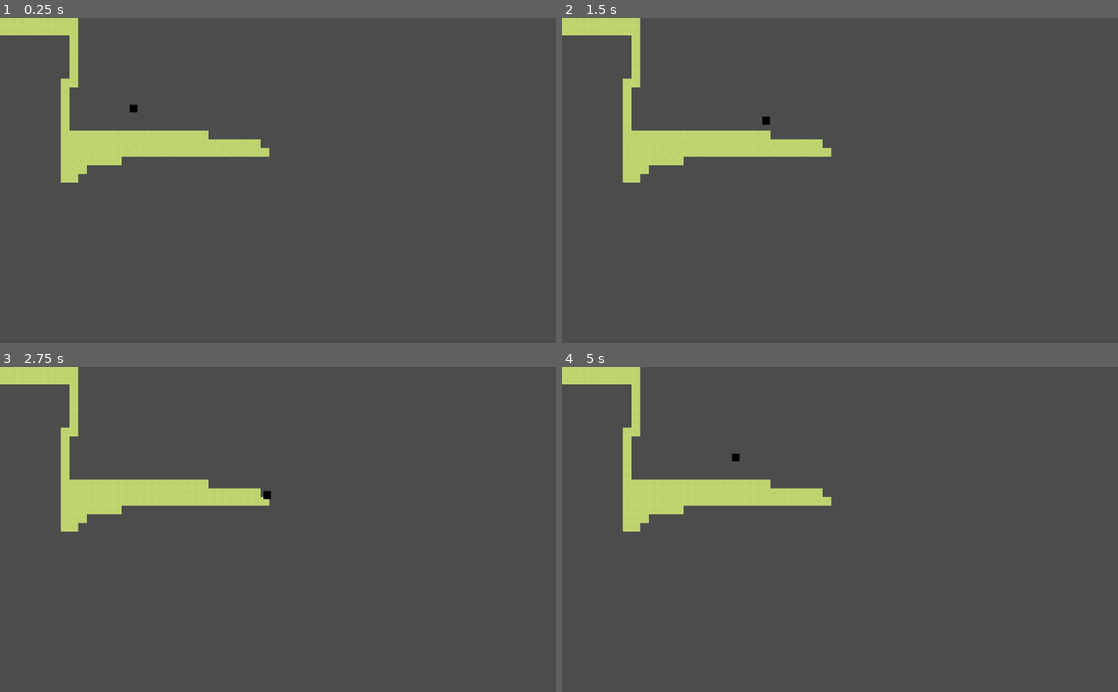
Above: before the commit, frames 1-4 (two rows, left to right).
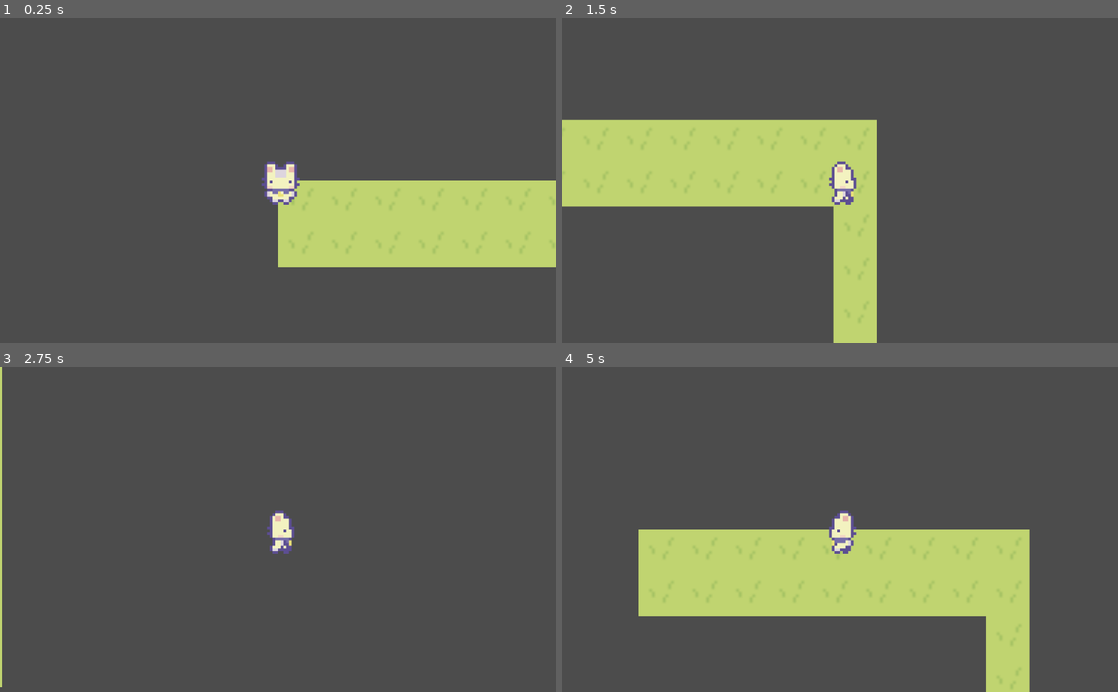
Above: after the commit, the same moments.

Repository: AngelOnFira/adventure-jam-2022
Game: Godot game, scene res://Scenes/Main.tscn
Same seed, same stepped clock (60 frames per second), same inputs: the game is played once before the commit and once after it.
Inputs:
- Up to frame 1 (0.25 s): no input
- Up to frame 2 (1.5 s): hold D (right) 0.53-1.28 s; hold Shift (sprint) 0.53-1.28 s; hold S (down) from 1.28 s (still down); tap Shift (sprint) at 1.35 s
- Up to frame 3 (2.75 s): release S (down) at 2.03 s; hold D (right) from 2.03 s (still down); hold Shift (sprint) from 2.03 s (still down)
- Up to frame 4 (5 s): release D (right) at 2.78 s; release Shift (sprint) at 2.78 s; hold W (up) 2.78-3.53 s; tap Shift (sprint) at 2.85, 4.35 s; hold Shift (sprint) 3.53-4.28 s; hold A (left) from 3.53 s (still down)

The runs differ from the first frame. In frame 1, 18% of the frame differs, in the area x 0-100%, y 0-77%; in frame 2, 17%; in frame 3, 5.4%; in frame 4, 25%, in the area x 0-85%, y 0-100%.

Commit message:
Cleaning up scenes for player

Diff:
--- a/Scenes/Main.tscn
+++ b/Scenes/Main.tscn
@@ -1,14 +1,8 @@
-[gd_scene load_steps=6 format=2]
+[gd_scene load_steps=4 format=2]
 
 [ext_resource path="res://Scripts/Main.gd" type="Script" id=1]
 [ext_resource path="res://Assets/Main.tres" type="TileSet" id=2]
-[ext_resource path="res://Scenes/Player.gd" type="Script" id=3]
-
-[sub_resource type="CapsuleShape2D" id=1]
-radius = 6.0
-height = 6.0
-
-[sub_resource type="NoiseTexture" id=2]
+[ext_resource path="res://Scenes/Player.tscn" type="PackedScene" id=4]
 
 [node name="Main" type="Node2D"]
 script = ExtResource( 1 )
@@ -19,16 +13,4 @@
 format = 1
 tile_data = PoolIntArray( 0, 0, 0, 1, 0, 0, 2, 0, 0, 3, 0, 0, 4, 0, 0, 5, 0, 0, 6, 0, 0, 7, 0, 0, 8, 0, 0, 65536, 0, 0, …(1349 unchanged characters)…
 
-[node name="Player" type="KinematicBody2D" parent="."]
-position = Vector2( 246, 167 )
-script = ExtResource( 3 )
-
-[node name="CollisionShape2D" type="CollisionShape2D" parent="Player"]
-shape = SubResource( 1 )
-
-[node name="Sprite" type="Sprite" parent="Player"]
-position = Vector2( -4.76837e-07, 2.38419e-07 )
-scale = Vector2( 0.027832, 0.0289025 )
-texture = SubResource( 2 )
-
-[node name="Camera2D" type="Camera2D" parent="Player"]
+[node name="Player" parent="." instance=ExtResource( 4 )]
--- a/Scenes/Player.gd
+++ b/Scenes/Player.gd
@@ -9,6 +9,15 @@
 
 var sprinting = false;
 var motion = Vector2();
+
+enum Direction {
+	UP,
+	DOWN,
+	LEFT,
+	RIGHT
+}
+
+var last_direction = Direction.DOWN;
 
 func _ready():
 	pass
@@ -46,4 +55,32 @@
 	if Input.is_action_just_released("sprint"):
 		ACCEL = 15;
 
-	motion = move_and_slide(motion, motion)
+	print(motion)
+
+	# Animate in the direction that our velocity is pointing
+	if motion.x > 0:
+		$AnimationPlayer.play("walk_right");
+		last_direction = Direction.RIGHT;
+	elif motion.x < 0:
+		$AnimationPlayer.play("walk_left");
+		last_direction = Direction.LEFT;
+	elif motion.y > 0:
+		$AnimationPlayer.play("walk_down");
+		last_direction = Direction.DOWN;
+	elif motion.y < 0:
+		$AnimationPlayer.play("walk_up");
+		last_direction = Direction.UP;
+
+	# If we're not moving, stop the animation
+	if motion.length() < 0.3:
+		if last_direction == Direction.RIGHT:
+			$AnimationPlayer.play("idle_right");
+		elif last_direction == Direction.LEFT:
+			$AnimationPlayer.play("idle_left");
+		elif last_direction == Direction.DOWN:
+			$AnimationPlayer.play("idle_down");
+		elif last_direction == Direction.UP:
+			$AnimationPlayer.play("idle_up");
+
+
+	motion = move_and_slide(motion * delta * 60)
--- a/Scenes/Player.tscn
+++ b/Scenes/Player.tscn
@@ -1,6 +1,7 @@
-[gd_scene load_steps=11 format=2]
+[gd_scene load_steps=13 format=2]
 
 [ext_resource path="res://Assets/sprout-lands/Characters/Basic Charakter Spritesheet.png" type="Texture" id=1]
+[ext_resource path="res://Scenes/Player.gd" type="Script" id=2]
 
 [sub_resource type="Animation" id=1]
 length = 0.001
@@ -161,7 +162,12 @@
 "values": [ 6, 7 ]
 }
 
+[sub_resource type="CapsuleShape2D" id=10]
+radius = 6.0
+height = 6.0
+
 [node name="Player" type="KinematicBody2D"]
+script = ExtResource( 2 )
 
 [node name="Sprite" type="Sprite" parent="."]
 position = Vector2( 1, 1 )
@@ -180,3 +186,10 @@
 anims/walk_left = SubResource( 3 )
 anims/walk_right = SubResource( 4 )
 anims/walk_up = SubResource( 9 )
+
+[node name="Camera" type="Camera2D" parent="."]
+current = true
+zoom = Vector2( 0.2, 0.2 )
+
+[node name="CollisionShape2D" type="CollisionShape2D" parent="."]
+shape = SubResource( 10 )
